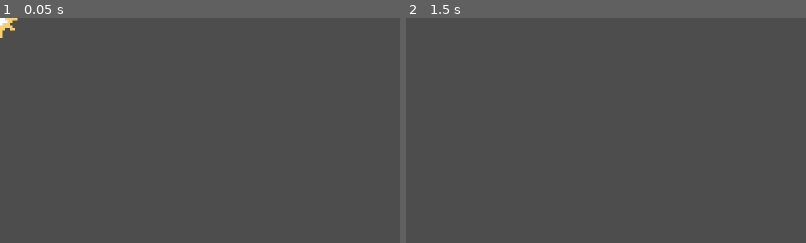
Above: before the commit, frames 1-2 (left to right).
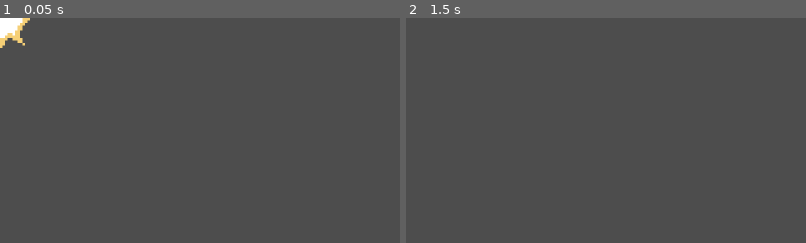
Above: after the commit, the same moments.

Repository: aryanscodingden/BladeBound
Game: Godot game, scene res://effects/hit_effect.tscn
The game is run twice, just before and just after one commit, with the same random seed, the same clock (stepped at 60 frames per second) and the same inputs. This scene is started directly instead of the project's main scene.
Inputs:
- Up to frame 1 (0.05 s): no input
- Up to frame 2 (1.5 s): tap Enter at 0.5 s; hold D (move_right) 0.53-1.28 s; tap J (attack) at 0.6, 1.35 s; tap Space at 1.25 s; hold S (move_down) from 1.28 s (still down)
The pictures show only the part of the screen within x 0-50%, y 0-50%; the shares and areas given below are measured in that part.

The runs differ from the first frame. In frame 1, 0.6% of the frame differs, in the area x 0-8%, y 0-14%; in frame 2, nothing differs.

Commit message:
Death Animation for the enemy

Diff:
--- a/damage_boxes/hitbox.gd
+++ b/damage_boxes/hitbox.gd
@@ -1,12 +1,11 @@
 class_name Hitbox extends Area2D
 
 @export var damage: = 1
-@export var knockback_amount: = 200
+@export var knockback_amount: = 150
 @export var knockback_direction: Vector2
 @export var stores_hit_targets: bool = false
 
 var hit_targets: Array
 
 func clear_hit_targets() -> void:
-	print("Clearing hit targets. Previous count: ", hit_targets.size())
 	hit_targets.clear()
--- a/damage_boxes/hurtbox.gd
+++ b/damage_boxes/hurtbox.gd
@@ -3,15 +3,12 @@
 signal hurt(hitbox: Hitbox)
 
 func _ready() -> void:
-	print("Hurtbox _ready called for: ", get_parent().name if get_parent() else "no parent")
 	area_entered.connect(_on_area_entered)
 
 func _on_area_entered(area_2d: Area2D) -> void:
-	print("Hurtbox detected area: ", area_2d, " is Hitbox: ", area_2d is Hitbox)
 	if area_2d is not Hitbox: return
 	var hitbox = area_2d as Hitbox
 	area_2d = area_2d as Hitbox
 	if self in area_2d.hit_targets: return
 	if hitbox.stores_hit_targets: hitbox.hit_targets.append(self)
-	print("Emitting hurt signal from: ", get_parent().name)
 	hurt.emit(area_2d)
--- /dev/null
+++ b/effects/death_effect.tscn
@@ -0,0 +1,88 @@
+[gd_scene load_steps=13 format=3 uid="uid://d3f47raaukmes"]
+
+[ext_resource type="Texture2D" uid="uid://d2r1jlsqrj1wi" path="res://effects/enemy_death_effect.png" id="1_t8att"]
+
+[sub_resource type="AtlasTexture" id="AtlasTexture_rjmvn"]
+atlas = ExtResource("1_t8att")
+region = Rect2(0, 0, 32, 32)
+
+[sub_resource type="AtlasTexture" id="AtlasTexture_deii7"]
+atlas = ExtResource("1_t8att")
+region = Rect2(32, 0, 32, 32)
+
+[sub_resource type="AtlasTexture" id="AtlasTexture_86lnp"]
+atlas = ExtResource("1_t8att")
+region = Rect2(64, 0, 32, 32)
+
+[sub_resource type="AtlasTexture" id="AtlasTexture_agcih"]
+atlas = ExtResource("1_t8att")
+region = Rect2(96, 0, 32, 32)
+
+[sub_resource type="AtlasTexture" id="AtlasTexture_tpr1d"]
+atlas = ExtResource("1_t8att")
+region = Rect2(128, 0, 32, 32)
+
+[sub_resource type="AtlasTexture" id="AtlasTexture_0lp0u"]
+atlas = ExtResource("1_t8att")
+region = Rect2(160, 0, 32, 32)
+
+[sub_resource type="AtlasTexture" id="AtlasTexture_a7emg"]
+atlas = ExtResource("1_t8att")
+region = Rect2(192, 0, 32, 32)
+
+[sub_resource type="AtlasTexture" id="AtlasTexture_yom0v"]
+atlas = ExtResource("1_t8att")
+region = Rect2(224, 0, 32, 32)
+
+[sub_resource type="AtlasTexture" id="AtlasTexture_t6tik"]
+atlas = ExtResource("1_t8att")
+region = Rect2(256, 0, 32, 32)
+
+[sub_resource type="AtlasTexture" id="AtlasTexture_qayjj"]
+atlas = ExtResource("1_t8att")
+region = Rect2(288, 0, 32, 32)
+
+[sub_resource type="SpriteFrames" id="SpriteFrames_yuhku"]
+animations = [{
+"frames": [{
+"duration": 1.0,
+"texture": SubResource("AtlasTexture_rjmvn")
+}, {
+"duration": 1.0,
+"texture": SubResource("AtlasTexture_deii7")
+}, {
+"duration": 1.0,
+"texture": SubResource("AtlasTexture_86lnp")
+}, {
+"duration": 1.0,
+"texture": SubResource("AtlasTexture_agcih")
+}, {
+"duration": 1.0,
+"texture": SubResource("AtlasTexture_tpr1d")
+}, {
+"duration": 1.0,
+"texture": SubResource("AtlasTexture_0lp0u")
+}, {
+"duration": 1.0,
+"texture": SubResource("AtlasTexture_a7emg")
+}, {
+"duration": 1.0,
+"texture": SubResource("AtlasTexture_yom0v")
+}, {
+"duration": 1.0,
+"texture": SubResource("AtlasTexture_t6tik")
+}, {
+"duration": 1.0,
+"texture": SubResource("AtlasTexture_qayjj")
+}],
+"loop": true,
+"name": &"default",
+"speed": 15.0
+}]
+
+[node name="DeathEffect" type="AnimatedSprite2D"]
+sprite_frames = SubResource("SpriteFrames_yuhku")
+autoplay = "default"
+frame_progress = 0.31180626
+
+[connection signal="animation_finished" from="." to="." method="queue_free"]
--- a/effects/hit_effect.tscn
+++ b/effects/hit_effect.tscn
@@ -1,23 +1,23 @@
 [gd_scene load_steps=5 format=3 uid="uid://c56ny150wvyyv"]
 
 [ext_resource type="Texture2D" uid="uid://b4ia165bka80a" path="res://effects/hit_effect.png" id="1_odesf"]
+
+[sub_resource type="AtlasTexture" id="AtlasTexture_elvhw"]
+atlas = ExtResource("1_odesf")
+region = Rect2(0, 0, 24, 24)
 
 [sub_resource type="AtlasTexture" id="AtlasTexture_1ot2f"]
 atlas = ExtResource("1_odesf")
 region = Rect2(24, 0, 24, 24)
 
-[sub_resource type="AtlasTexture" id="AtlasTexture_elvhw"]
-atlas = ExtResource("1_odesf")
-region = Rect2(0, 0, 24, 24)
-
 [sub_resource type="SpriteFrames" id="SpriteFrames_4lxv7"]
 animations = [{
 "frames": [{
 "duration": 1.0,
-"texture": SubResource("AtlasTexture_1ot2f")
+"texture": SubResource("AtlasTexture_elvhw")
 }, {
 "duration": 1.0,
-"texture": SubResource("AtlasTexture_elvhw")
+"texture": SubResource("AtlasTexture_1ot2f")
 }],
 "loop": false,
 "name": &"default",
@@ -25,6 +25,8 @@
 }]
 
 [node name="HitEffect" type="AnimatedSprite2D"]
+z_index = 10
+z_as_relative = false
 sprite_frames = SubResource("SpriteFrames_4lxv7")
 autoplay = "default"
 frame_progress = 0.25989524
--- a/enemies/bat_enemy.gd
+++ b/enemies/bat_enemy.gd
@@ -4,28 +4,29 @@
 @export var attack_cooldown: float = 1.0
 @export var attack_damage: int = 1
 @export var stats: Stats
+
 const speed = 30
-const friction = 500
+const friction = 200
 const hit_effect = preload("res://effects/hit_effect.tscn")
+const death_effect = preload("uid://d3f47raaukmes")
 var attack_timer: float = 0.0
 var hit_state_timer: float = 0.0
-const hit_state_duration: float = 0.2
+const hit_state_duration: float = 0.4
+var knockback_velocity: Vector2 = Vector2.ZERO
+
 @onready var sprite_2d: Sprite2D = $Sprite2D
 @onready var animation_tree: AnimationTree = $AnimationTree
 @onready var ray_cast_2d: RayCast2D = $RayCast2D
 @onready var playback = animation_tree.get("parameters/StateMachine/playback") as AnimationNodeStateMachinePlayback
 @export var player: Player
 @onready var hurtbox: Hurtbox = $Area2D
+@onready var center: Marker2D = $Center
 
 func _ready() -> void:
 	stats = stats.duplicate()
-	print("Bat ready! Hurtbox: ", hurtbox, " Stats: ", stats)
-	print("Hurtbox is Hurtbox class: ", hurtbox is Hurtbox)
-	print("Hurtbox monitoring: ", hurtbox.monitoring, " monitorable: ", hurtbox.monitorable)
-	print("Hurtbox collision layer: ", hurtbox.collision_layer, " mask: ", hurtbox.collision_mask)
 	hurtbox.hurt.connect(take_hit)
 	if stats:
-		stats.no_health.connect(queue_free)
+		stats.no_health.connect(die)
 
 func _physics_process(_delta: float) -> void:
 	if attack_timer > 0:
@@ -54,28 +55,37 @@
 				velocity = Vector2.ZERO
 			move_and_slide()
 		"HitState":
-			velocity = velocity.move_toward(Vector2.ZERO, friction * _delta)
+			knockback_velocity = knockback_velocity.move_toward(Vector2.ZERO, friction * _delta)
+			velocity = knockback_velocity
 			move_and_slide()
 			if hit_state_timer <= 0:
+				collision_layer = 4
+				collision_mask = 7
 				playback.travel("IdleState")
-
+func die() -> void:
+	var death_effect_instance = death_effect.instantiate()
+	get_tree().current_scene.add_child(death_effect_instance)
+	death_effect_instance.global_position = global_position
+	queue_free()
+	pass
 func take_hit(other_hitbox: Hitbox) -> void:
 	var hit_effect_instance = hit_effect.instantiate()
 	get_tree().current_scene.add_child(hit_effect_instance)
-	hit_effect_instance.global_position = global_position
+	hit_effect_instance.global_position = center.global_position
 	if stats:
 		stats.health -= other_hitbox.damage
-	velocity = other_hitbox.knockback_direction * other_hitbox.knockback_amount
+	collision_layer = 0
+	collision_mask = 3
+	knockback_velocity = other_hitbox.knockback_direction * other_hitbox.knockback_amount
+	velocity = knockback_velocity
 	hit_state_timer = hit_state_duration
 	playback.start("HitState")
-	print("Hit! Health remaining: ", stats.health if stats else "no stats")
 
 func attack_player() -> void:
 	player = get_player()
 	if player and player.stats:
 		player.stats.health -= attack_damage
 		player.blink_animation_player.play("blink")
-	print("Bat attacking player!")
 
 
 func get_player() -> Player:
--- a/enemies/bat_enemy.tscn
+++ b/enemies/bat_enemy.tscn
@@ -172,6 +172,9 @@
 motion_mode = 1
 script = ExtResource("1_5gx0a")
 RangePlayer = 128
+attack_range = null
+attack_cooldown = null
+attack_damage = null
 stats = SubResource("Resource_ww8v4")
 
 [node name="Sprite2D" type="Sprite2D" parent="." groups=["player"]]
@@ -225,3 +228,6 @@
 position = Vector2(0, -7)
 shape = SubResource("CircleShape2D_boacx")
 debug_color = Color(0.91039413, 0.22196221, 0.5055483, 0.41960785)
+
+[node name="Center" type="Marker2D" parent="."]
+position = Vector2(0, -7)
--- a/player/player.gd
+++ b/player/player.gd
@@ -18,8 +18,6 @@
 func _ready() -> void:
 	hurtbox.hurt.connect(take_hit.call_deferred)
 	stats.no_health.connect(queue_free)
-	print("Player ready! SwordHitbox damage: ", sword_hitbox.damage, " knockback: ", sword_hitbox.knockback_amount)
-	print("SwordHitbox layer: ", sword_hitbox.collision_layer, " mask: ", sword_hitbox.collision_mask)
 
 func die() -> void:
 	hide()
@@ -51,9 +49,7 @@
 			if Input.is_action_just_pressed("attack"):
 				is_attacking = true
 				attack_timer = attack_duration
-				# Clear hit targets to allow hitting enemies again
 				sword_hitbox.clear_hit_targets()
-				# Update blend position before traveling to AttackState
 				var direction_vector: = Vector2(last_input_vector.x, -last_input_vector.y)
 				update_blend_positions(direction_vector)
 				playback.travel("AttackState")
